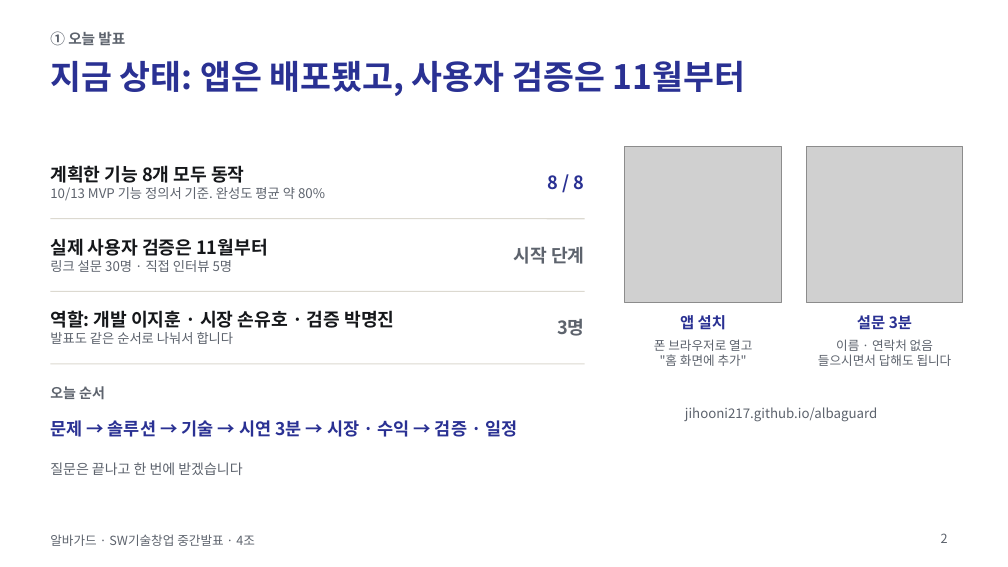
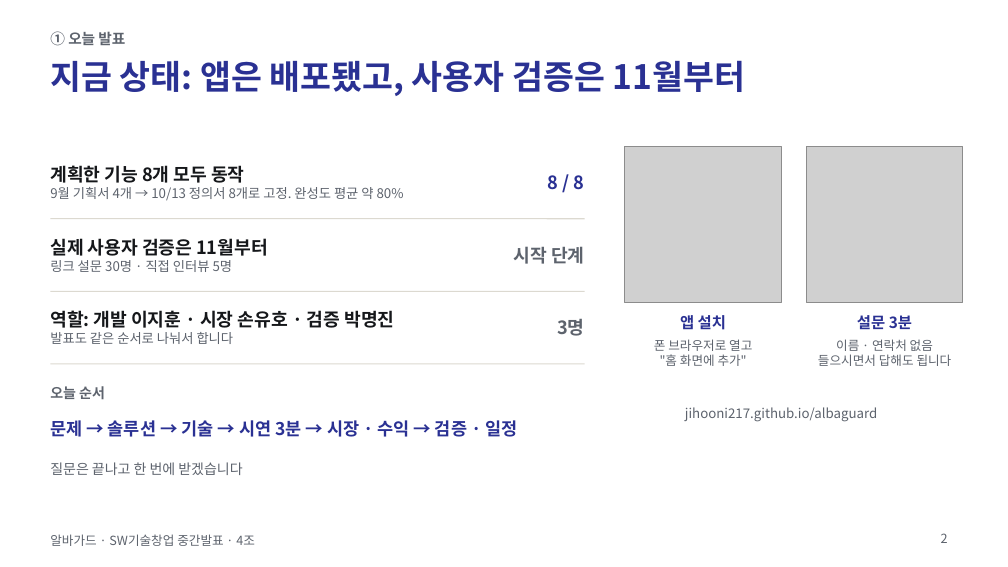
Before and after one commit to jihooni217/albaguard, a slide deck: slide 2 of docs/06_중간발표_PPT.pptx. Drawn at 1008x567 pixels with LibreOffice and Linux fonts; fonts in the diff are those of the drawing; grey boxes stand for pictures. Boxes give left, top, right and bottom in pixels: in the first picture for what was removed or moved away, otherwise in the second. Text is boxed around its words. In the diff, an @@ line names an element or a change of style, - is before the commit and + after.

```diff
--- a/docs/06_중간발표_PPT.pptx
+++ b/docs/06_중간발표_PPT.pptx
@@ text at [50, 187, 404, 201]: text changed @@
-10/13 MVP 기능 정의서 기준. 완성도 평균 약 80%
+9월 기획서 4개 → 10/13 정의서 8개로 고정. 완성도 평균 약 80%
```
Also in this commit, not shown: 5 other slides changed, 1 other file.
